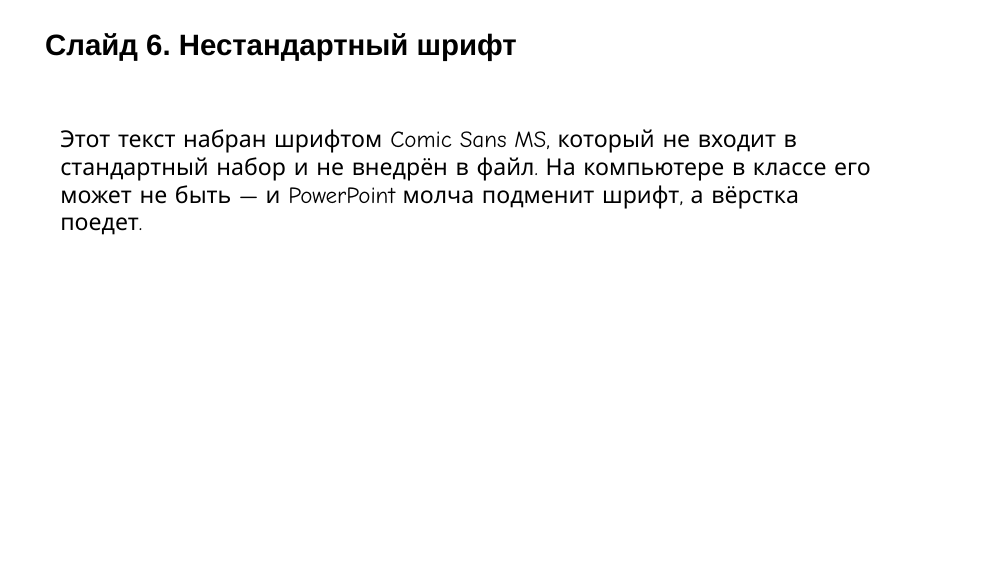
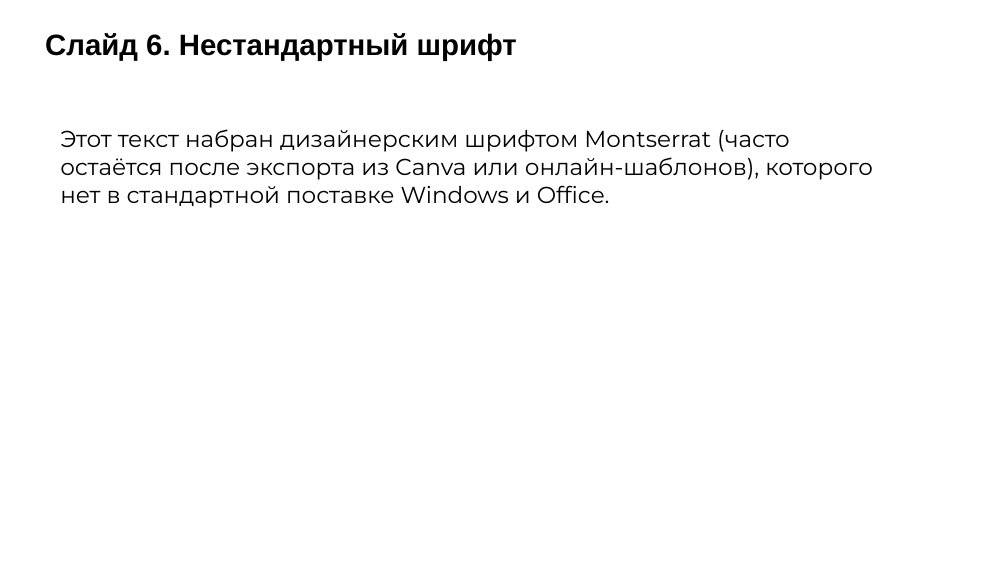
Before and after one commit to Dordschi/pptx-checker, a slide deck: slide 6 of test_files/broken.pptx. Drawn at 1008x567 pixels with LibreOffice and Linux fonts; fonts in the diff are those of the drawing. Boxes give left, top, right and bottom in pixels: in the first picture for what was removed or moved away, otherwise in the second. Text is boxed around its words. In the diff, an @@ line names an element or a change of style, - is before the commit and + after.

```diff
--- a/test_files/broken.pptx
+++ b/test_files/broken.pptx
@@ text at [60,129,873,208]: text changed; font Comic Neue to Montserrat @@
-Этот текст набран шрифтом Comic Sans MS, который не входит в стандартный набор и не внедрён в файл. На компьютере в классе его может не быть — и PowerPoint молча подменит шрифт, а вёрстка поедет.
+Этот текст набран дизайнерским шрифтом Montserrat (часто остаётся после экспорта из Canva или онлайн-шаблонов), которого нет в стандартной поставке Windows и Office.
```
Also in this commit, not shown: 5 other slides changed, 2 slides added, 1 slide removed, 16 other files.
